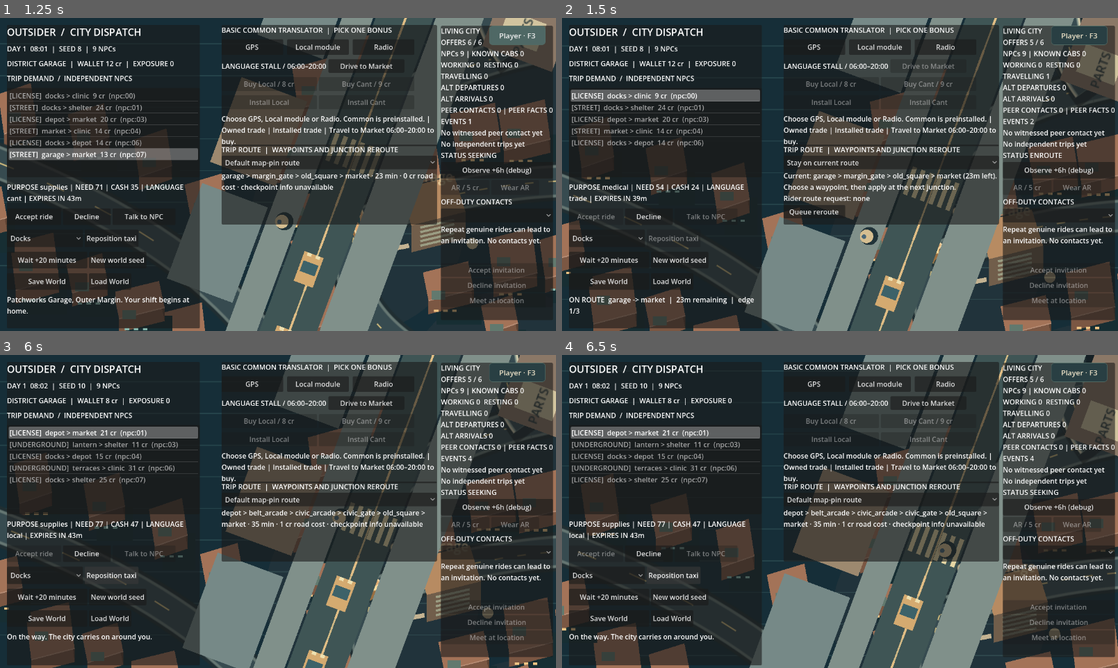
Above: before the commit, frames 1-4 (two rows, left to right).
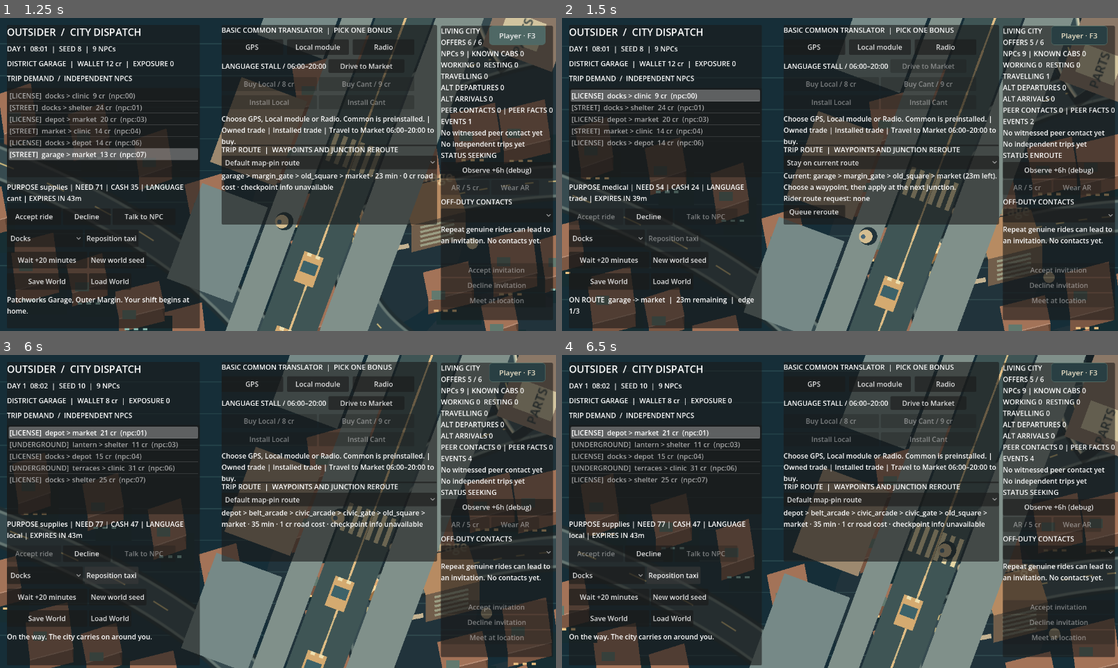
Above: after the commit, the same moments.

Repository: MohamedXIV/outsider-driver-2d
Game: Godot game, scene res://scenes/sandbox.tscn
Same seed, same stepped clock (60 frames per second), same inputs: the game is played once before the commit and once after it.
Inputs:
- Up to frame 1 (1.25 s): click "Debug · F3" at 0.5 s
- Up to frame 2 (1.5 s): click "Accept ride" at 1.25 s
- Up to frame 3 (6 s): click "New world seed" at 2 s; click "Accept ride" at 2.75 s; click "New world seed" at 3.5 s; click "Decline" at 4.25 s; click "Docks" at 5 s; click "Reposition taxi" at 5.75 s
- Up to frame 4 (6.5 s): no input

Frame 1 is identical in both runs. In frame 2, 1.9% of the frame differs, in the area x 0-100%, y 0-100%; in frame 3, 2.9%; in frame 4, less than 0.1%.

Commit message:
fix(lanes): preserve held and boundary poses with sequential evidence

Diff:
--- /dev/null
+++ b/docs/evidence/r05-2026-10-19/native-after/frames.json
@@ -0,0 +1,82 @@
+[
+  {
+    "fraction": 0.0,
+    "frame": 0,
+    "hold": "patchworks:garage-feeder-zebra",
+    "minute": 483,
+    "resident_count": 9,
+    "screen": [
+      200.664993286133,
+      811.209533691406
+    ],
+    "world": [
+      8699.986328125,
+      0.0,
+      6756.77490234375
+    ]
+  },
+  {
+    "fraction": 0.2375,
+    "frame": 1,
+    "hold": "patchworks:garage-feeder-zebra",
+    "minute": 483,
+    "resident_count": 9,
+    "screen": [
+      200.664993286133,
+      811.209533691406
+    ],
+    "world": [
+      8699.986328125,
+      0.0,
+      6756.77490234375
+    ]
+  },
+  {
+    "fraction": 0.475,
+    "frame": 2,
+    "hold": "patchworks:garage-feeder-zebra",
+    "minute": 483,
+    "resident_count": 9,
+    "screen": [
+      200.664993286133,
+      811.209533691406
+    ],
+    "world": [
+      8699.986328125,
+      0.0,
+      6756.77490234375
+    ]
+  },
+  {
+    "fraction": 0.7125,
+    "frame": 3,
+    "hold": "patchworks:garage-feeder-zebra",
+    "minute": 483,
+    "resident_count": 9,
+    "screen": [
+      200.664993286133,
+      811.209533691406
+    ],
+    "world": [
+      8699.986328125,
+      0.0,
+      6756.77490234375
+    ]
+  },
+  {
+    "fraction": 0.95,
+    "frame": 4,
+    "hold": "patchworks:garage-feeder-zebra",
+    "minute": 483,
+    "resident_count": 9,
+    "screen": [
+      200.664993286133,
+      811.209533691406
+    ],
+    "world": [
+      8699.986328125,
+      0.0,
+      6756.77490234375
+    ]
+  }
+]
--- /dev/null
+++ b/docs/evidence/r05-2026-10-19/native-before/frames.json
@@ -0,0 +1,82 @@
+[
+  {
+    "fraction": 0.0,
+    "frame": 0,
+    "hold": "patchworks:garage-feeder-zebra",
+    "minute": 483,
+    "resident_count": 9,
+    "screen": [
+      200.664993286133,
+      811.209533691406
+    ],
+    "world": [
+      8699.986328125,
+      0.0,
+      6756.77490234375
+    ]
+  },
+  {
+    "fraction": 0.2375,
+    "frame": 1,
+    "hold": "patchworks:garage-feeder-zebra",
+    "minute": 483,
+    "resident_count": 9,
+    "screen": [
+      202.389602661133,
+      806.433227539062
+    ],
+    "world": [
+      8699.986328125,
+      0.0,
+      6756.77490234375
+    ]
+  },
+  {
+    "fraction": 0.475,
+    "frame": 2,
+    "hold": "patchworks:garage-feeder-zebra",
+    "minute": 483,
+    "resident_count": 9,
+    "screen": [
+      204.49462890625,
+      801.693664550781
+    ],
+    "world": [
+      8699.986328125,
+      0.0,
+      6756.77490234375
+    ]
+  },
+  {
+    "fraction": 0.7125,
+    "frame": 3,
+    "hold": "patchworks:garage-feeder-zebra",
+    "minute": 483,
+    "resident_count": 9,
+    "screen": [
+      206.985916137695,
+      796.999755859375
+    ],
+    "world": [
+      8699.986328125,
+      0.0,
+      6756.77490234375
+    ]
+  },
+  {
+    "fraction": 0.95,
+    "frame": 4,
+    "hold": "patchworks:garage-feeder-zebra",
+    "minute": 483,
+    "resident_count": 9,
+    "screen": [
+      209.868133544922,
+      792.360229492188
+    ],
+    "world": [
+      8699.986328125,
+      0.0,
+      6756.77490234375
+    ]
+  }
+]
--- a/scripts/sandbox/sandbox_directed_lanes.gd
+++ b/scripts/sandbox/sandbox_directed_lanes.gd
@@ -101,7 +101,16 @@
 		var joined: Vector3=turn_connector_point(nodes[segment-1],from,to,
 				.5+.5*t/TURN_FRACTION,index)
 		if joined.is_finite(): return joined
-	return lane_point(from,to,t,index)
+	var lane: Vector3=lane_point(from,to,t,index)
+	# Where an authored lane section meets the existing centerline presenter,
+	# taper only its lateral offset. Both samplers then meet at the same
+	# graph node, including ramps; never invent a grade-level turn connector.
+	var weight: float=1.0
+	if segment>0 and not valid_lane(nodes[segment-1],from,index):
+		weight=minf(weight,smoothstep(0.0,TURN_FRACTION,t))
+	if segment+2<nodes.size() and not valid_lane(to,nodes[segment+2],index):
+		weight=minf(weight,smoothstep(0.0,TURN_FRACTION,1.0-t))
+	return SandboxRoads.sample_edge(from,to,t).lerp(lane,weight)
 
 # Pure display sampling for real World-owned journeys. The units/edge times
 # are exactly SandboxRoads' canonical minutes; no independent vehicle clock.
@@ -142,6 +151,7 @@
 # original complete route, without introducing any parallel simulation clock.
 static func taxi_elapsed_minutes(world: SandboxWorld, fraction: float = 0.0) -> float:
 	if not world.is_travelling() or not is_finite(fraction): return -1.0
+	if not world.route_hold_id.is_empty(): fraction=0.0
 	var elapsed: float = float(world.route_edge_elapsed)+clampf(fraction,0.0,1.0)
 	for segment in range(world.route_segment):
 		elapsed += float(SandboxRoads.edge_minutes(
@@ -158,25 +168,33 @@
 	var projected: Vector2=SandboxIsoPresentation.project(q)-SandboxIsoPresentation.project(p)
 	return projected.angle() if projected.length_squared()>.000001 else 0.0
 
+# A parked pose is reconstructed from the most recent real arrival at this
+# stop, never a renderer-owned remembered position or an older lane visit.
+static func _parked_screen(world: SandboxWorld, stop: String) -> Vector2:
+	for i in range(world.events.size()-1,-1,-1):
+		var evt: Dictionary=world.events[i]
+		if evt.get("kind","")!="route_segment_completed": continue
+		var detail: Dictionary=evt.get("detail",{})
+		var a: String=str(detail.get("from",""))
+		var b: String=str(detail.get("to",""))
+		if b!=stop: continue
+		if has_profile(a,b): return SandboxIsoPresentation.project(lane_point(a,b,1.0))
+		break
+	return SandboxIsoPresentation.project(SandboxRoads.map_position(stop))
+
 static func taxi_screen(world: SandboxWorld,fraction: float) -> Vector2:
-	var centre: Vector3=world.player_position(fraction)
-	if world.is_travelling():
-		var a: String=world.route_nodes[world.route_segment]
-		var b: String=world.route_nodes[world.route_segment+1]
-		if has_profile(a,b):
-			var progress: float=(float(world.route_edge_elapsed)+clampf(fraction,0,1)) / \
-					float(SandboxRoads.edge_minutes(a,b))
-			var physical: Vector3=route_lane_point(world.route_nodes,world.route_segment,progress)
-			if physical.is_finite(): return SandboxIsoPresentation.project(physical)
-	elif world.player_district == "clinic":
-		# The active route may already be cleared, but settled arrivals
-		# preserve their actual inbound edge in immutable World events.
-		for i in range(world.events.size()-1,-1,-1):
-			var evt: Dictionary=world.events[i]
-			if evt.get("kind","")!="route_segment_completed": continue
-			var detail: Dictionary=evt.get("detail",{})
-			var a: String=str(detail.get("from",""))
-			var b: String=str(detail.get("to",""))
-			if b == "clinic" and has_profile(a,b):
-				return SandboxIsoPresentation.project(lane_point(a,b,1.0))
-	return SandboxIsoPresentation.project(centre)
+	if not world.is_travelling(): return _parked_screen(world,world.player_district)
+	if not world.route_hold_id.is_empty(): fraction=0.0
+	var a: String=world.route_nodes[world.route_segment]
+	var b: String=world.route_nodes[world.route_segment+1]
+	var progress: float=(float(world.route_edge_elapsed)+clampf(fraction,0,1)) / \
+			float(SandboxRoads.edge_minutes(a,b))
+	var physical: Vector3=route_lane_point(world.route_nodes,world.route_segment,progress)
+	if not physical.is_finite(): return SandboxIsoPresentation.project(world.player_position(fraction))
+	var screen: Vector2=SandboxIsoPresentation.project(physical)
+	if world.route_segment==0 and progress<TURN_FRACTION:
+		# Depart from the actual last parked pose, merging smoothly onto the
+		# chosen directed lane over its existing authored approach interval.
+		var start: Vector2=SandboxIsoPresentation.project(route_lane_point(world.route_nodes,0,0.0))
+		screen+=(_parked_screen(world,a)-start)*(1.0-smoothstep(0.0,TURN_FRACTION,progress))
+	return screen
--- a/scripts/sandbox/sandbox_main.gd
+++ b/scripts/sandbox/sandbox_main.gd
@@ -1300,7 +1300,8 @@
 		junction={"owner":local.priority.owner,"queue":local.priority.queue.duplicate(),"admitted":local.admitted.duplicate(),"bodies":{}}
 		for id in local.actors:
 			var body: CharacterBody2D=local.actors[id]
-			junction["bodies"][id]={"x":body.position.x,"y":body.position.y}
+			junction["bodies"][id]={"x":body.position.x,"y":body.position.y,
+				"speed":body.current_speed,"heading":body.rotation}
 	for npc in _world.residents:
 		if not npc.get("local_pedestrian_trip",{}).is_empty(): trips[npc["id"]]=npc["local_pedestrian_trip"].duplicate(true)
 	var local_events: Array=[]
@@ -1337,8 +1338,19 @@
 		for i in range(_via.item_count): via_options.append(str(_via.get_item_metadata(i)))
 		var popup: PopupMenu=_via.get_popup()
 		if popup.visible: via_popup=[popup.position.x,popup.position.y,popup.size.x,popup.size.y]
+	# Read-only evidence ties the visible taxi to its authoritative route and
+	# hold. Browser checks can inspect continuity without issuing World commands.
+	var authoritative: Vector3=_world.player_position(_city.visual_fraction)
+	var rendered: Vector2=SandboxDirectedLanes.taxi_screen(_world,_city.visual_fraction)
+	var taxi_pose: Dictionary={"id":"player","minute":_world.minute,
+		"world":[authoritative.x,authoritative.y,authoritative.z],
+		"render":[rendered.x,rendered.y],"heading":_city._heading,
+		"fraction":_city.visual_fraction,"hold":_world.route_hold_id,
+		"segment":_world.route_segment,"elapsed":_world.route_edge_elapsed,
+		"route":_world.route_nodes.duplicate(),"visible":true}
 	JavaScriptBridge.eval("Object.assign(document.documentElement.dataset,%s)" % JSON.stringify({
 		"streetActors":JSON.stringify(actors),"streetTrips":JSON.stringify(trips),"streetEvents":JSON.stringify(local_events),"streetJunction":JSON.stringify(junction),
+		"streetTaxiPose":JSON.stringify(taxi_pose),
 		"alightTrip":JSON.stringify(alight_trip),"alightActor":JSON.stringify(alight_actor),
 		"alightEvents":JSON.stringify(alight_events),
 		"streetSeed":str(_world.seed),"streetPopulation":str(_world.residents.size()),"streetTaxiHold":_world.route_hold_id,
--- /dev/null
+++ b/tests/test_directed_lane_continuity.gd
@@ -0,0 +1,43 @@
+extends SceneTree
+
+func _initialize() -> void:
+	var world: SandboxWorld=SandboxWorld.new(8)
+	assert(world.reposition("market","margin_gate"))
+	while not SandboxStreetRouteBinding.approaching(world): assert(world.advance(1))
+	assert(world.begin_crossing_yield())
+	var before: Dictionary=world.snapshot()
+	var screen: Vector2=SandboxDirectedLanes.taxi_screen(world,0.0)
+	var elapsed: float=SandboxDirectedLanes.taxi_elapsed_minutes(world,0.0)
+	for fraction in [0.0,.25,.5,.75,.99]:
+		assert(SandboxDirectedLanes.taxi_screen(world,fraction).distance_to(screen)<.001,
+				"World-owned crossing hold must freeze the directed taxi pose")
+		assert(is_equal_approx(SandboxDirectedLanes.taxi_elapsed_minutes(world,fraction),elapsed),
+				"Held heading samples must use the same frozen lane progress")
+	assert(world.snapshot()==before,"Presentation cannot release or advance a legitimate hold")
+	var restored: SandboxWorld=SandboxWorld.new()
+	assert(restored.restore_snapshot(before))
+	assert(SandboxDirectedLanes.taxi_screen(restored,.75).distance_to(screen)<.001)
+	# All real graph junctions, including transitions to the unprofiled ramp
+	# and approaches to the four-lane Freight Spine, must be continuous.
+	var checked: int=0
+	for a in SandboxRoads.LINKS:
+		for b in SandboxRoads.LINKS[a]:
+			for c in SandboxRoads.LINKS[b]:
+				if a==c: continue
+				var route: Array[String]=[str(a),str(b),str(c)]
+				var p: Vector3=SandboxDirectedLanes.route_lane_point(route,0,1.0)
+				var q: Vector3=SandboxDirectedLanes.route_lane_point(route,1,0.0)
+				assert(p.is_finite() and p.distance_to(q)<.01,
+						"A legal road boundary cannot pop from lane to centerline: %s"%[route])
+				checked+=1
+	assert(checked>50)
+	assert(world.release_crossing_yield())
+	assert(world.advance(world.remaining_minutes))
+	assert(world.reposition("clinic"))
+	assert(world.advance(world.remaining_minutes))
+	var parked: Vector2=SandboxDirectedLanes.taxi_screen(world,0.0)
+	assert(world.reposition("docks"))
+	assert(SandboxDirectedLanes.taxi_screen(world,0.0).distance_to(parked)<.001,
+			"Starting the next legal trip must not teleport across opposing lanes")
+	print("DIRECTED_LANE_CONTINUITY_PASS held pose and heading, persisted provenance, %d authored junctions"%checked)
+	quit()
--- /dev/null
+++ b/tests/test_lane_visual_scene.gd
@@ -0,0 +1,35 @@
+extends SceneTree
+func _initialize() -> void: call_deferred('_run')
+func _run() -> void:
+	root.size=Vector2i(1280,720)
+	var w: SandboxWorld=SandboxWorld.new(8)
+	assert(w.reposition('market','margin_gate'))
+	while not SandboxStreetRouteBinding.approaching(w): assert(w.advance(1))
+	assert(w.begin_crossing_yield())
+	var host: Node2D=Node2D.new();root.add_child(host)
+	var camera: Camera2D=Camera2D.new();camera.name='Camera2D';host.add_child(camera)
+	var city: SandboxCityView=SandboxCityView.new();city.world=w;host.add_child(city)
+	city.set_process(false);city._process(0);camera.reset_smoothing()
+	var out: String='/tmp/od2d-lane-evidence'
+	var snapshot: Dictionary=w.snapshot()
+	var initial_pose: Vector2=SandboxDirectedLanes.taxi_screen(w,0.0)
+	DirAccess.make_dir_recursive_absolute(out)
+	var frames: Array=[]
+	for i in range(5):
+		city.visual_fraction=float(i)*.2375
+		city._layers['ground'].queue_redraw();city._layers['above'].queue_redraw()
+		for frame in range(3): await process_frame
+		await RenderingServer.frame_post_draw
+		root.get_texture().get_image().save_png(out.path_join('%02d.png'%i))
+		var pose: Vector2=SandboxDirectedLanes.taxi_screen(w,city.visual_fraction)
+		assert(pose.distance_to(initial_pose)<.001, 'The visible taxi cannot creep through a World-owned zebra hold')
+		assert(w.snapshot()==snapshot, 'Sequential rendering cannot mutate World provenance')
+		var authoritative: Vector3=w.player_position(city.visual_fraction)
+		frames.append({'frame':i,'fraction':city.visual_fraction,'minute':w.minute,'hold':w.route_hold_id,'screen':[pose.x,pose.y],'world':[authoritative.x,authoritative.y,authoritative.z],'resident_count':w.residents.size()})
+	var f: FileAccess=FileAccess.open(out.path_join('frames.json'),FileAccess.WRITE)
+	f.store_string(JSON.stringify(frames,'  '));f.close()
+	var restored: SandboxWorld=SandboxWorld.new()
+	assert(restored.restore_snapshot(snapshot))
+	assert(SandboxDirectedLanes.taxi_screen(restored,.95).distance_to(initial_pose)<.001)
+	print('LANE_VISUAL_SCENE_PASS sequential native held poses, immutable World provenance, deterministic Save/Load projection ',out)
+	quit()
Binary file added: docs/evidence/r05-2026-10-19/native-after/00.png
Binary file added: docs/evidence/r05-2026-10-19/native-after/01.png
Binary file added: docs/evidence/r05-2026-10-19/native-after/02.png
Binary file added: docs/evidence/r05-2026-10-19/native-after/03.png
Binary file added: docs/evidence/r05-2026-10-19/native-after/04.png
Binary file added: docs/evidence/r05-2026-10-19/native-before/00.png
Binary file added: docs/evidence/r05-2026-10-19/native-before/01.png
Binary file added: docs/evidence/r05-2026-10-19/native-before/02.png
Binary file added: docs/evidence/r05-2026-10-19/native-before/03.png
Binary file added: docs/evidence/r05-2026-10-19/native-before/04.png
Not shown, added: docs/R05_DRIVING_STABILIZATION.md
Not shown, changed: tests/web_city_routes.cjs
